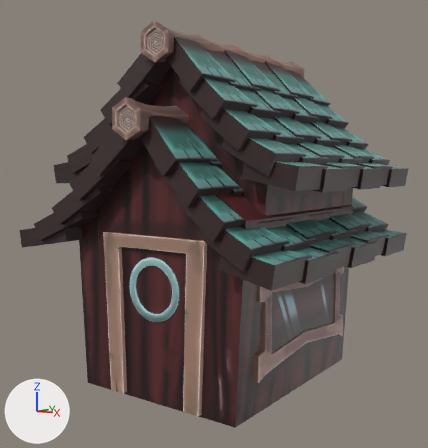
Before and after pictures for a commit that changed the Blender file CORONA/Content/StarterContent/Mesh/house-1/cabin.blend.
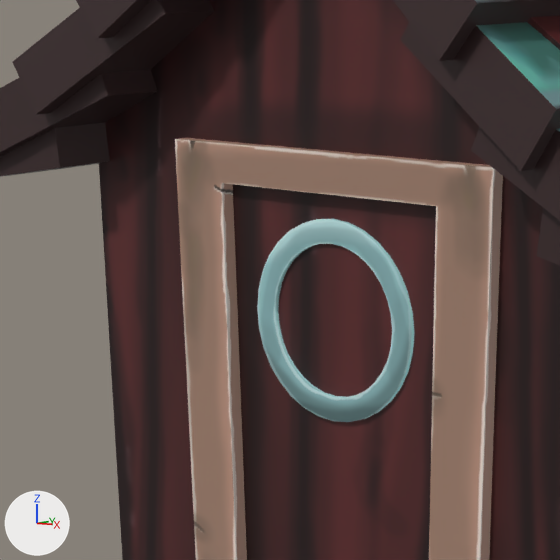
There are two pictures of each version: one whole from a 50 mm camera at (12.35, -13.33, 7.41) aimed at (-0.4, 3.67, 5.38), one close up on the part from 11% to 53% of the width and 42% to 82% of the height. Every picture has the same lights, and +X, +Y and +Z are marked at lower left.
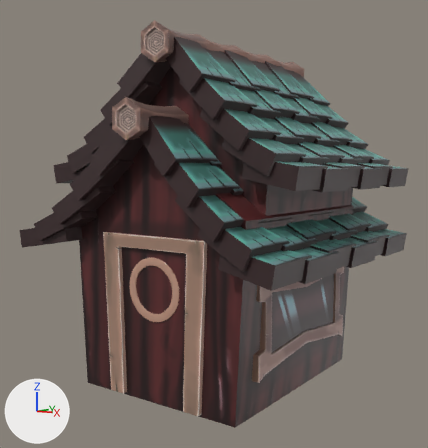
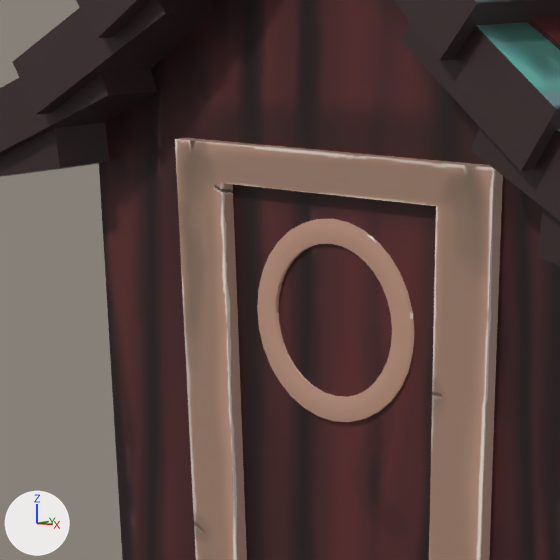
Where the change shows, as pixel boxes [x1, y1, x2, y2] in the close-ups (560 x 560 px):
```json
{"object": "Cylinder.003", "change": "recoloured", "before": [257, 219, 415, 422], "after": [257, 219, 415, 422], "on screen": "cyan to beige"}
```

Edits to the scene script, one JSON object a line:
```json
{"block": "me_cylinder_003", "where": "me_cylinder_003.from_pydata(...)  # 128 vertices, 97 faces; spans x -1.0..1.0, y -1.0..1.0, z -1.0..1.0"}
{"op": "remove", "block": "me_cylinder_003", "code": "me_cylinder_003.materials.append(mat_material_020)  # picture img_untitled_018"}
{"op": "add", "block": "me_cylinder_003", "code": "me_cylinder_003.materials.append(mat_material_007)  # picture img_untitled_019"}
```
